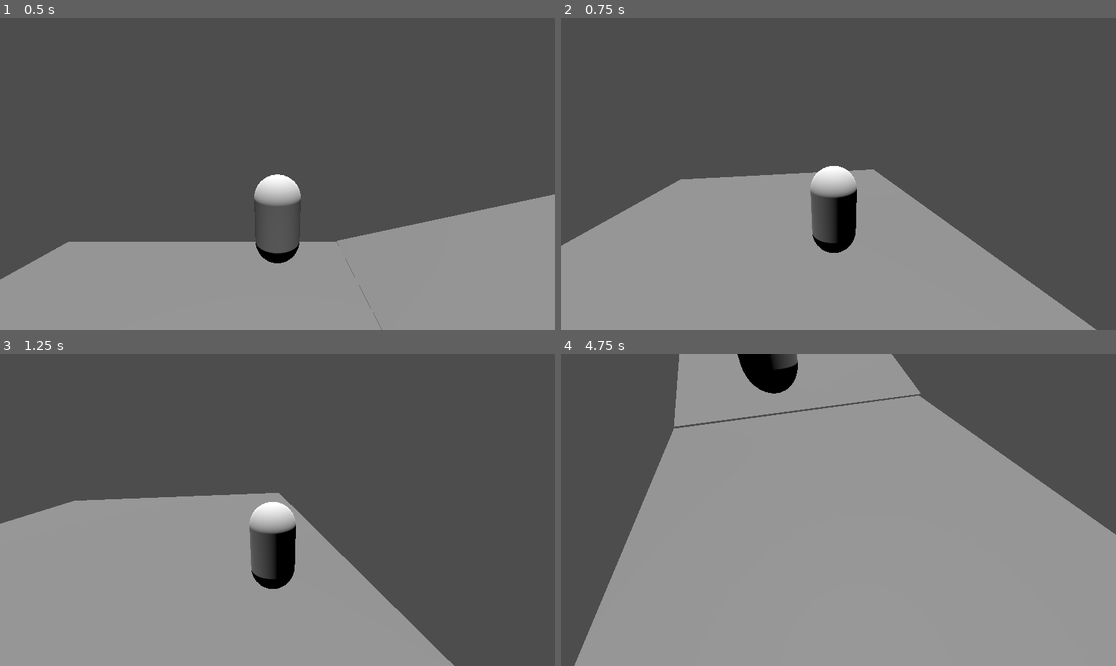
Above: before the commit, frames 1-4 (two rows, left to right).
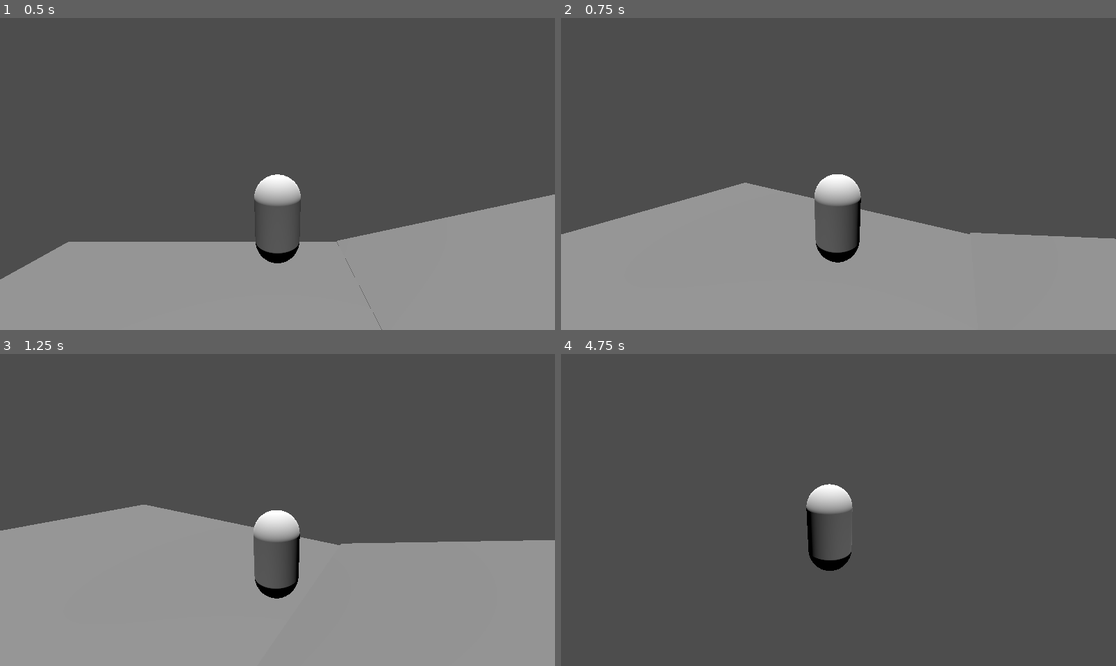
Above: after the commit, the same moments.

Repository: xmamalou/firefly
Game: Godot game, scene res://levels/test_level.tscn
The game is run twice, just before and just after one commit, with the same random seed, the same clock (stepped at 60 frames per second) and the same inputs. The project has no main scene, so this scene is started directly.
Inputs (mouse positions are in pixels of both pictures, inside the frame that each line leads up to):
- Up to frame 1 (0.5 s): no input
- Up to frame 2 (0.75 s): tap Enter at 0.5 s; move the mouse to (866, 174) at 0.52 s; hold D (move_right) from 0.53 s (still down); tap W (move_front) at 0.6 s
- Up to frame 3 (1.25 s): keep holding D (move_right); tap Space (jump) at 0.77 s
- Up to frame 4 (4.75 s): move the mouse to (810, 510) at 1.27 s; release D (move_right) at 1.28 s; hold S (move_back) 1.28-2.03 s; tap W (move_front) every 0.75 s from 1.35 to 4.35 s; tap Space (jump) at 1.52, 3.02, 3.77, 4.52 s; move the mouse to (849, 503) at 2.02 s; hold D (move_right) 2.03-3.53 s; move the mouse to (832, 516) at 2.77 s; move the mouse to (877, 513) at 3.52 s; hold A (move_left) from 3.53 s (still down); move the mouse to (794, 506) at 4.27 s

Frame 1 is identical in both runs. In frame 2, 9.9% of the frame differs, in the area x 0-100%, y 47-100%; in frame 3, 16%; in frame 4, 73%, in the area x 2-100%, y 0-100%.
Error in both runs: Invalid access to property or key 'position' on a base object of type 'Nil'. (res://scripts/objects/player.gd:32)

Commit message:
Added mouse sensitivity for camera

Diff:
--- a/globals/game_options.gd
+++ b/globals/game_options.gd
@@ -1,4 +1,5 @@
 extends Node
 
 # Input
-static var is_cam_inverted := false ## [code]false[/code]: camera follows mouse movement [br] [code]true[/code]: camera follows reverse mouse movement
+static var is_cam_inverted := true ## [code]false[/code]: camera follows mouse movement [br] [code]true[/code]: camera follows reverse mouse movement
+static var mouse_sensitivity := 5 ## How sensitive the camera is to mouse movements
--- a/scripts/objects/player/player_camera.gd
+++ b/scripts/objects/player/player_camera.gd
@@ -3,9 +3,12 @@
 
 signal camera_displaced(pos: Vector3)
 
-@export_range(0.01, 0.09, 0.001)
-var motion_subdivide := 0.03 ## Subdivision amount of the relative motion of the mouse.
-
+@export var is_inverted: bool = false ## If set to true, camera is inverted
+@export_range(1, 100, 1, "suffix:%")
+var sensitivity: float = 5 : ## How sensitive the camera is to mouse movements
+	get: return sensitivity/1000
+	set(value): # sensitivity is expressed as a whole percentage (1 to 100, no decimals)
+		sensitivity = max(1, abs(ceil(value))) # if value == 0, then 1 is chosen instead
 
 # Called when the node enters the scene tree for the first time.
 func _ready() -> void:
@@ -20,8 +23,8 @@
 func _input(event: InputEvent) -> void:
 	if event is InputEventMouseMotion:
 		var change := (event as InputEventMouseMotion).relative
-		var d_azimuth := self.motion_subdivide*change.x
-		var d_alt := self.motion_subdivide*change.y
+		var d_azimuth := self.sensitivity*change.x
+		var d_alt := self.sensitivity*change.y
 		self._rotate_cam(
 				Vector2(d_azimuth, d_alt))
 		self.camera_displaced.emit(self.position)
@@ -35,17 +38,17 @@
 ## [/font]
 func _rotate_cam(d_angle: Vector2) -> void:
 	var future_theta: float = acos(Vector3(self.position.x, 0, self.position.z).normalized().dot(
-			self.position.normalized())) + (d_angle.y if GameOptions.is_cam_inverted else -d_angle.y)
+			self.position.normalized())) + (d_angle.y if self.is_inverted else -d_angle.y)
 	# Rotation
 	self.rotation.y += d_angle.x
 	self.rotation.x -= (
 			d_angle.y if abs(future_theta) <= PI/3 and future_theta >= 0
-			else 0.0) * (1.0 if GameOptions.is_cam_inverted else -1.0)
+			else 0.0) * (1.0 if self.is_inverted else -1.0)
 	# Position
 	var plane_vec: Vector3 = Vector3(self.position.x, self.position.y, self.position.z).rotated(
 			Vector3(0, self.position.y, 0).normalized(), d_angle.x).rotated(
 					Vector3(self.position.x, 0, self.position.z).normalized().cross(
 							Vector3(0, 1, 0)),
 							(d_angle.y if abs(future_theta) <= PI/3 and future_theta >= 0
-							else 0.0) * (1.0 if GameOptions.is_cam_inverted else -1.0))
+							else 0.0) * (1.0 if self.is_inverted else -1.0))
 	self.position = Vector3(plane_vec.x, plane_vec.y, plane_vec.z)
